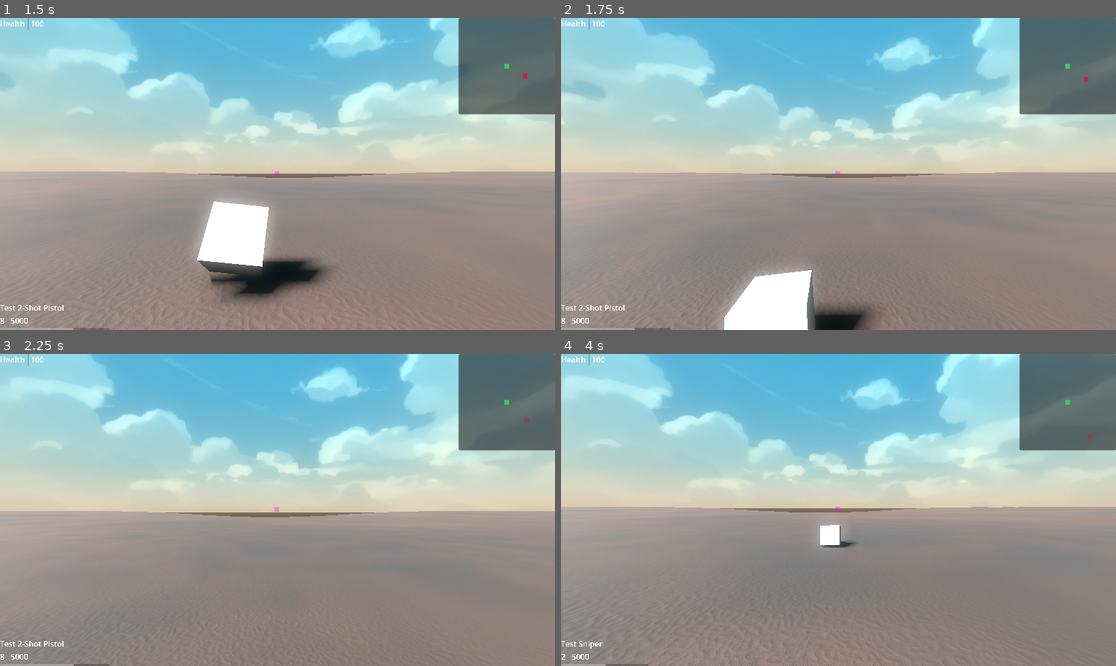
Above: before the commit, frames 1-4 (two rows, left to right).
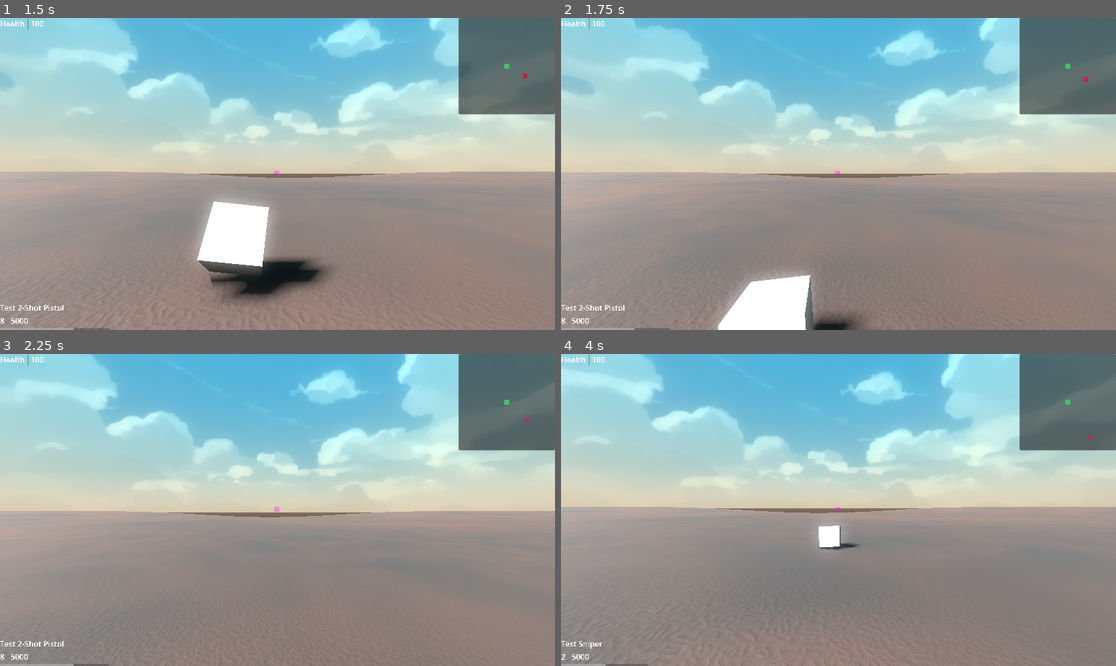
Above: after the commit, the same moments.

Repository: mabanana/FPS-Project-A
Game: Godot game, scene res://test_scene.tscn
Two runs of this game, one before a commit and one after it. Both use one fixed random seed, a clock stepped at 60 frames per second and the inputs below.
Inputs (mouse positions are in pixels of both pictures, inside the frame that each line leads up to):
- Up to frame 1 (1.5 s): tap Enter (ui_accept) at 0.5, 0.77 s; move the mouse to (305, 174) at 0.52 s; hold Q (drop_equip) 0.53-1.28 s; hold Up (ui_up) from 0.53 s (still down); click (305, 174) at 0.8 s; move the mouse to (249, 174) at 1.27 s; click (249, 174) at 1.35 s
- Up to frame 2 (1.75 s): keep holding Up (ui_up); tap Enter (ui_accept) at 1.52 s; tap Shift (sprint) at 1.55 s
- Up to frame 3 (2.25 s): keep holding Up (ui_up); move the mouse to (288, 503) at 2.02 s; hold Shift (sprint) from 2.03 s (still down)
- Up to frame 4 (4 s): keep holding Up (ui_up); tap Q (drop_equip) at 2.3, 2.85 s; move the mouse to (832, 516) at 2.77 s; release Shift (sprint) at 2.78 s; tap Enter (ui_accept) at 3.02, 3.77 s; click (832, 516) at 3.05 s; move the mouse to (877, 513) at 3.52 s; hold 1 (hotkey_1) from 3.53 s (still down); tap Shift (sprint) at 3.8 s

Frame 1 is identical in both runs. In frame 2, 3.3% of the frame differs, in the area x 0-95%, y 0-100%; in frame 3, 0.5%; in frame 4, 2.4%.

Commit message:
Fix sprint animation with animationplayer

Diff:
--- a/player.gd
+++ b/player.gd
@@ -4,6 +4,7 @@
 var camera: Camera3D
 var gun_slot: GunSlotController
 var untracked_entities: Node3D
+var anim: AnimationPlayer
 
 @export var MOUSE_SENSITIVITY = 0.001
 # TODO: change these constants to variables that can be affected by character stats
@@ -35,6 +36,7 @@
 	sprint_cd = Countdown.new(SPRINT_FOV_CD)
 	camera = %Camera3D
 	gun_slot = %GunSlot
+	anim = %AnimationPlayer
 	untracked_entities = %UntrackedEntities
 	Input.set_mouse_mode(Input.MOUSE_MODE_CAPTURED)
 	input_dir = Vector2.ZERO
@@ -129,11 +131,6 @@
 	object_in_view = get_object_in_view()
 	if jump_cd.tick(delta) <= 0:
 		set_jump(false)
-	# TODO: fix stutter
-	fov_modifier = move_toward(fov_modifier,
-	sprint_cd.tick(delta) / 10 if is_ms(PlayerModel.MovementState.sprinting) else 0,
-	1)
-	camera.fov = (DEFAULT_CAMERA_ZOOM + fov_modifier) * fov_multiplier
 
 func get_object_in_view():
 	var query = gun_slot.cast_ray_towards_mouse()
@@ -183,7 +180,7 @@
 func set_action_state(state: PlayerModel.ActionState):
 	if core.player.action_state == state:
 		return
-	_on_action_change(state)
+	_on_action_change(state, core.player.action_state)
 	core.player.action_state = state
 	if state == PlayerModel.ActionState.reloading:
 		core_changed.emit(contexts.reload_started, null)
@@ -193,7 +190,7 @@
 func set_movement_state(state: PlayerModel.MovementState):
 	if core.player.movement_state == state:
 		return
-	_on_movement_change(state)
+	_on_movement_change(state,  core.player.movement_state)
 	core.player.movement_state = state
 	core_changed.emit(contexts.none, null)
 
@@ -203,16 +200,20 @@
 func is_as(state: PlayerModel.ActionState):
 	return core.player.action_state == state
 
-func _on_action_change(state: PlayerModel.ActionState):
-	prints("Action state changed to " + str(state))
-	if state != PlayerModel.ActionState.idling:
+func _on_action_change(next_state: PlayerModel.ActionState, prev_state: PlayerModel.ActionState):
+	prints("Action state changed to " + str(next_state))
+	if next_state != PlayerModel.ActionState.idling:
 		set_movement_state(PlayerModel.MovementState.standing)
 	pass
 
-func _on_movement_change(state: PlayerModel.MovementState):
-	prints("Movement state changed to " + str(state))
-	if state == PlayerModel.MovementState.sprinting:
+func _on_movement_change(next_state: PlayerModel.MovementState, prev_state: PlayerModel.MovementState):
+	prints("Movement state changed to " + str(next_state))
+	if next_state == PlayerModel.MovementState.sprinting:
 		sprint_cd.reset_cd()
 		set_ads(false)
 		set_action_state(PlayerModel.ActionState.idling)
+		anim.play("sprint_fov")
+	if prev_state == PlayerModel.MovementState.sprinting:
+		# TODO: find a better implementation
+		anim.stop()
 	pass
--- a/test_scene.tscn
+++ b/test_scene.tscn
@@ -34,6 +34,42 @@
 
 [sub_resource type="BoxMesh" id="BoxMesh_d7rov"]
 
+[sub_resource type="Animation" id="Animation_bts6k"]
+resource_name = "sprint_fov"
+tracks/0/type = "value"
+tracks/0/imported = false
+tracks/0/enabled = true
+tracks/0/path = NodePath("%Camera3D:fov")
+tracks/0/interp = 1
+tracks/0/loop_wrap = true
+tracks/0/keys = {
+"times": PackedFloat32Array(0, 0.2, 1),
+"transitions": PackedFloat32Array(1, 1, 1),
+"update": 0,
+"values": [75.0, 80.0, 75.0]
+}
+
+[sub_resource type="Animation" id="Animation_dxecw"]
+length = 0.001
+tracks/0/type = "value"
+tracks/0/imported = false
+tracks/0/enabled = true
+tracks/0/path = NodePath("%Camera3D:fov")
+tracks/0/interp = 1
+tracks/0/loop_wrap = true
+tracks/0/keys = {
+"times": PackedFloat32Array(0),
+"transitions": PackedFloat32Array(1),
+"update": 0,
+"values": [75.0]
+}
+
+[sub_resource type="AnimationLibrary" id="AnimationLibrary_80y3y"]
+_data = {
+"RESET": SubResource("Animation_dxecw"),
+"sprint_fov": SubResource("Animation_bts6k")
+}
+
 [sub_resource type="StandardMaterial3D" id="StandardMaterial3D_g2o2r"]
 albedo_color = Color(0.2739, 0.83, 0.292437, 1)
 
@@ -126,6 +162,12 @@
 [node name="OmniLight3D" type="OmniLight3D" parent="SceneEntities/Player"]
 transform = Transform3D(1, 0, 0, 0, 1, 0, 0, 0, 1, 0, 1, 0)
 
+[node name="AnimationPlayer" type="AnimationPlayer" parent="SceneEntities/Player"]
+unique_name_in_owner = true
+libraries = {
+"": SubResource("AnimationLibrary_80y3y")
+}
+
 [node name="Target Dummy" type="CharacterBody3D" parent="SceneEntities"]
 transform = Transform3D(1, 0, 0, 0, 1, 0, 0, 0, 1, 10, 1.5, 0)
 script = ExtResource("3_j23id")
Not shown: 1 places in test_scene.tscn that only renumber resources
